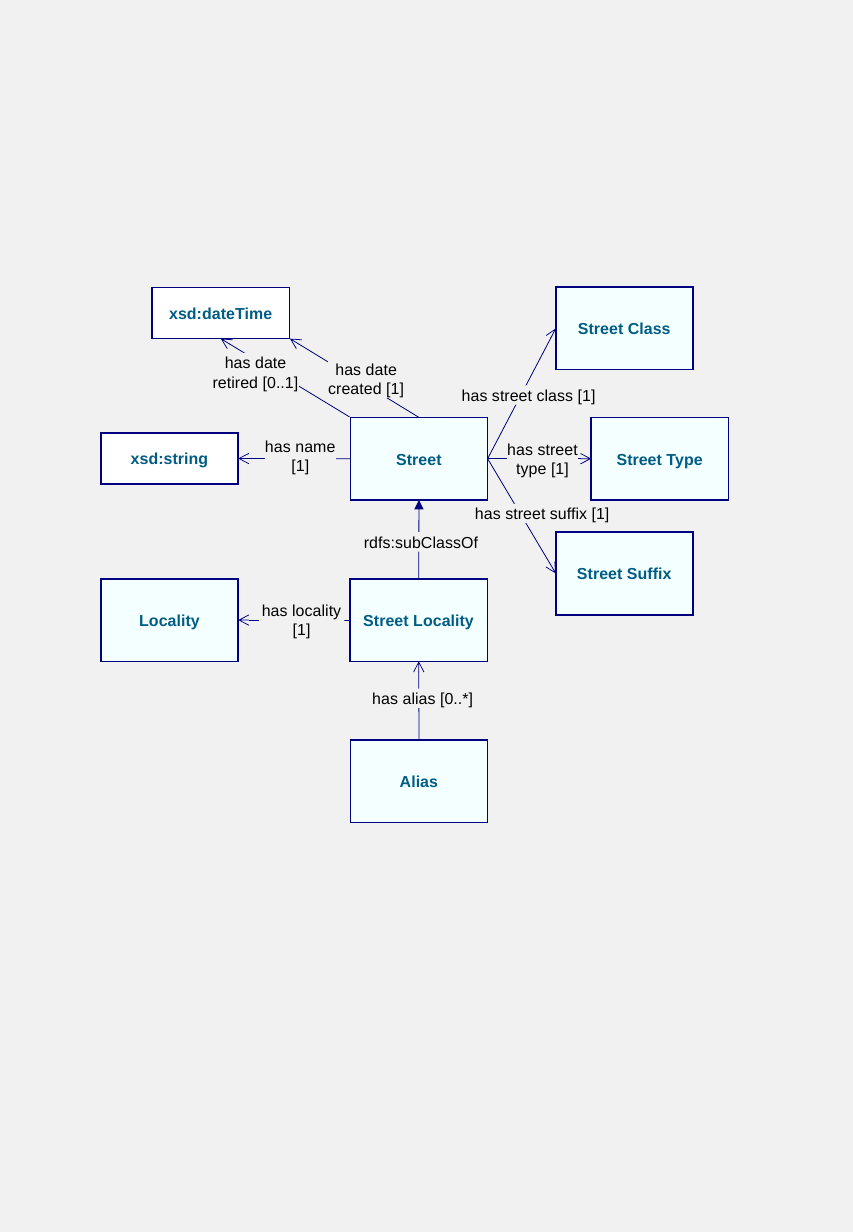
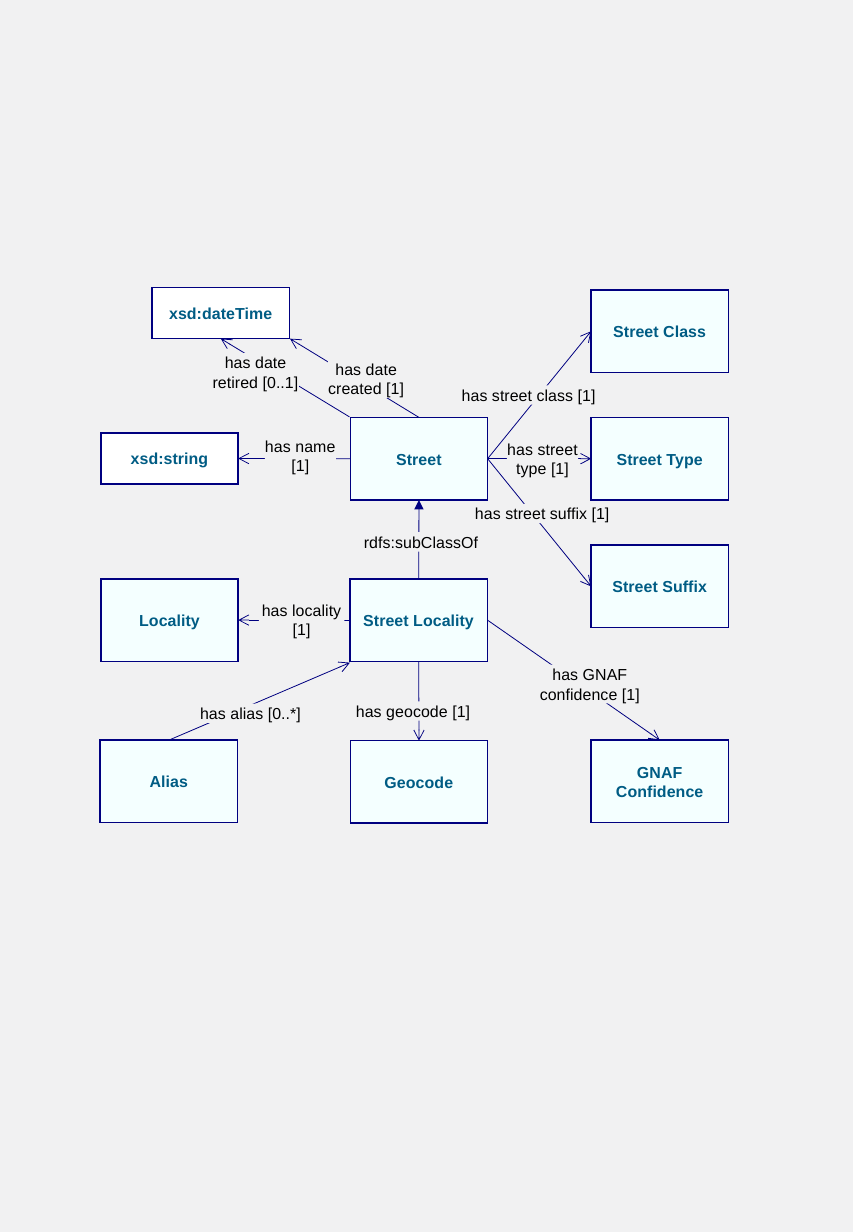
Before and after one commit to AGLDWG/gnaf-ont, a slide deck: slide 2 of docs/diagrams.pptx. Drawn at 853x1232 pixels with LibreOffice and Linux fonts; fonts in the diff are those of the drawing. Boxes give left, top, right and bottom in pixels: in the first picture for what was removed or moved away, otherwise in the second. Text is boxed around its words. In the diff, an @@ line names an element or a change of style, - is before the commit and + after.

Commit message:
added geocode & confidence props to StreetLoc

```diff
--- a/docs/diagrams.pptx
+++ b/docs/diagrams.pptx
@@ rectangle "Street Class": place and size @@
-rectangle "Street Class" at box(556, 287, 694, 370)
+rectangle "Street Class" at box(591, 290, 729, 373)
@@ arrow moved from (488, 458) - (556, 329) to (488, 458) - (591, 331) @@
@@ arrow moved from (488, 458) - (556, 573) to (488, 458) - (591, 587) @@
@@ rectangle "Street Suffix": place and size @@
-rectangle "Street Suffix" at box(556, 532, 694, 615)
+rectangle "Street Suffix" at box(591, 545, 729, 628)
@@ arrow added from (488, 620) to (660, 740), #000080 0.5 pt @@
@@ arrow added from (169, 740) to (350, 663), #000080 0.5 pt @@
@@ arrow moved from (419, 740) - (419, 662) to (419, 662) - (419, 740) @@
@@ text added at box(540, 668, 640, 704), 10.1 pt, text #000000 @@
+has GNAF
+confidence [1]
@@ text "has alias [0..*]": place and size @@
-text "has alias [0..*]" at box(372, 692, 473, 708)
+text "has alias [0..*]" at box(200, 707, 301, 723)
@@ text added at box(356, 705, 470, 721), 10.1 pt, text #000000 @@
+has geocode [1]
@@ rectangle "Alias": place and size @@
-rectangle "Alias" at box(350, 740, 488, 823)
+rectangle "Alias" at box(100, 740, 238, 823)
@@ rectangle added at box(350, 740, 488, 823), fill #F4FFFF, outline #000080 1 pt, 10.1 pt, text #005C84, bold @@
+Geocode
@@ rectangle added at box(591, 740, 729, 823), fill #F4FFFF, outline #000080 1 pt, 10.1 pt, text #005C84, bold @@
+GNAF Confidence
```
Also in this commit, not shown: 2 other slides changed, 7 other files.
